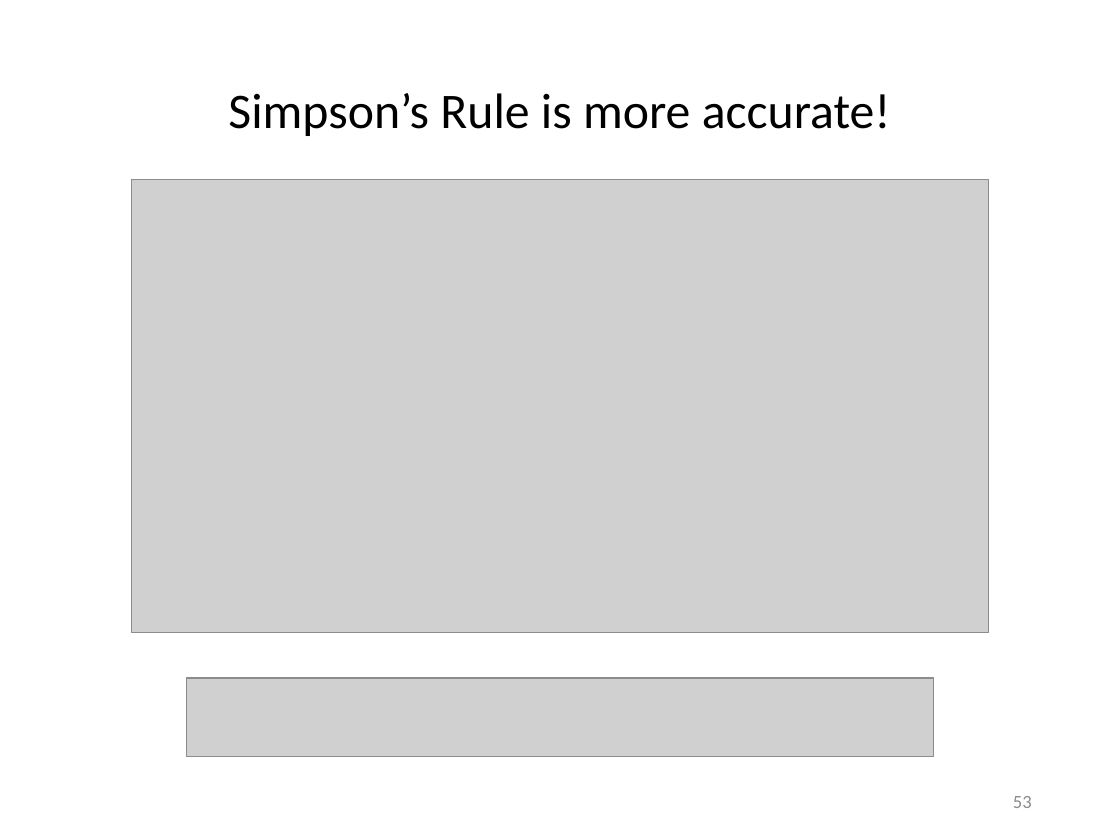
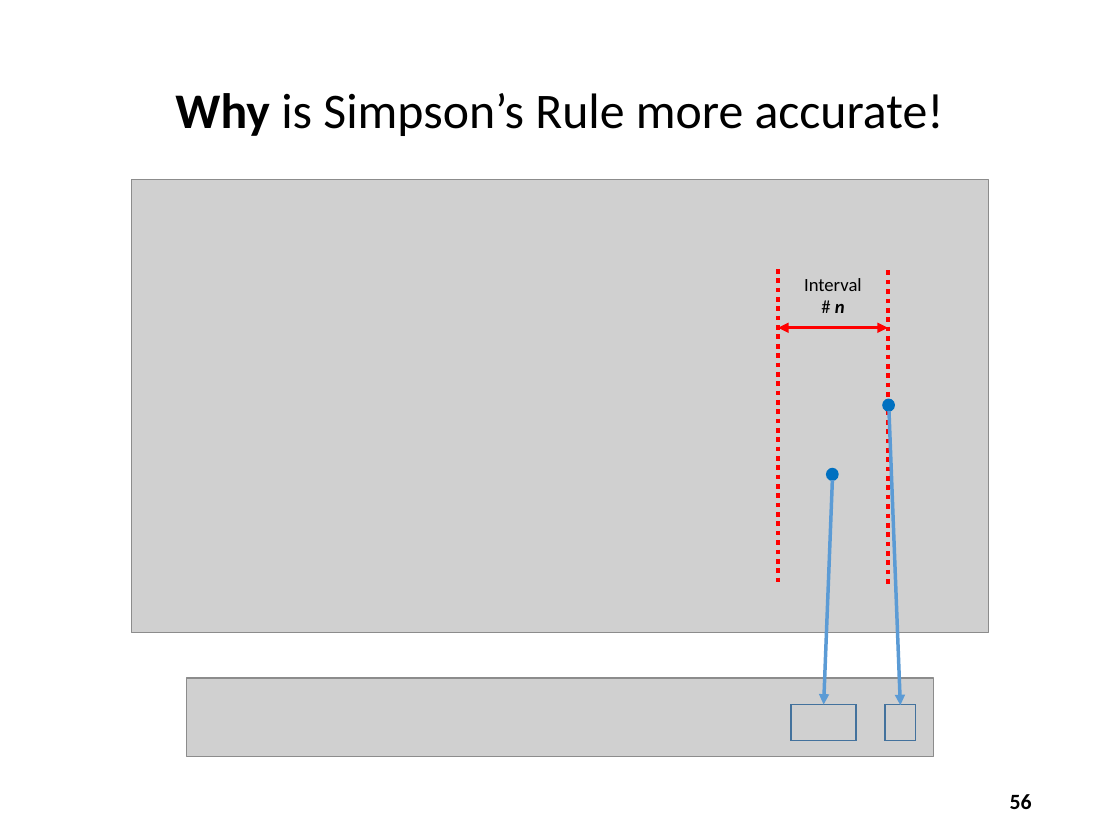
Before and after one commit to dbiersach/scicomp301-cpp-linux, a slide deck: slide 56 of session03/Session 03 - Loops, Conditionals, Modulus.pptx (slide 53 before the commit). Drawn at 1120x840 pixels with LibreOffice and Linux fonts; fonts in the diff are those of the drawing; grey boxes stand for pictures. Boxes give left, top, right and bottom in pixels: in the first picture for what was removed or moved away, otherwise in the second. Text is boxed around its words. In the diff, an @@ line names an element or a change of style, - is before the commit and + after.

```diff
--- a/session03/Session 03 - Loops, Conditionals, Modulus.pptx
+++ b/session03/Session 03 - Loops, Conditionals, Modulus.pptx
@@ title at bbox=[175, 93, 944, 136]: text changed @@
-Simpson’s Rule is more accurate!
+Why is Simpson’s Rule more accurate!
@@ line added from (778, 269) to (778, 585), #FF0000 3 pt dashed @@
@@ text added at bbox=[804, 278, 862, 313], 12 pt, text #000000 @@
+Interval
+# n
@@ line added from (888, 271) to (888, 587), #FF0000 3 pt dashed @@
@@ double arrow added from (778, 328) to (888, 328), #FF0000 2.25 pt @@
@@ ellipse added at bbox=[883, 400, 894, 411], fill #0070C0, outline #0070C0 1 pt @@
@@ arrow added from (889, 411) to (900, 706), #5B9BD5 2.25 pt @@
@@ ellipse added at bbox=[827, 468, 838, 479], fill #0070C0, outline #0070C0 1 pt @@
@@ arrow added from (832, 480) to (823, 704), #5B9BD5 2.25 pt @@
@@ rectangle added at bbox=[791, 704, 856, 740], outline #43739E 1 pt @@
@@ rectangle added at bbox=[885, 704, 915, 740], outline #43739E 1 pt @@
@@ page number at bbox=[1010, 794, 1032, 809]: text changed; size 12 to 14 pt; text colour #8C8C8C to #000000; bold on @@
-53
+56
```
Also in this commit, not shown: 36 other slides changed, 7 slides added, 1 other file.
